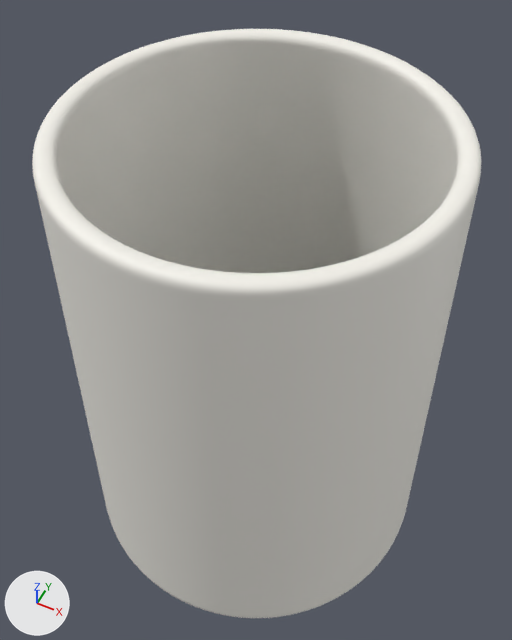
An edit to the Blender file output/cup/model/cup_010.blend, drawn before and after from the same camera.
Camera for both pictures: a 50 mm camera at (0.0573, -0.115, 0.2199) aimed at (-0.0026, 0.0047, 0.0702). Every picture has the same lights, and +X, +Y and +Z are marked at lower left. The first picture is the older version.

Objects in the first picture: 'cup_010'.
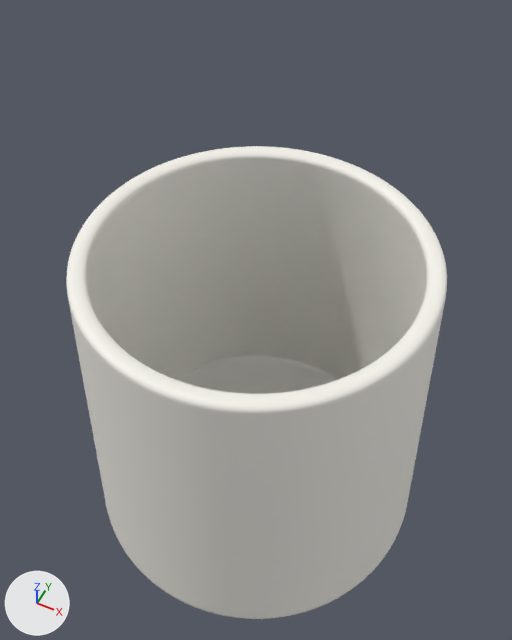
Edits to the scene script, one JSON object a line:
```json
{"block": "me_cup_010_mesh", "where": "# used by ob_cup_010; location = (0.0, 0.0, 0.0)"}
{"op": "remove", "block": "me_cup_010_mesh", "code": "me_cup_010_mesh.from_pydata(...)  # 9410 vertices, 9504 faces; spans x -0.0533..0.0533, y -0.0533..0.0533, z -0.0049..0.1359"}
{"op": "add", "block": "me_cup_010_mesh", "code": "me_cup_010_mesh.from_pydata(...)  # 9410 vertices, 9504 faces; spans x -0.0534..0.0534, y -0.0534..0.0534, z -0.0049..0.1009"}
{"block": "me_cup_010_mesh", "change": "me_cup_010_mesh part 1: 9312 of 9410 vertices moved; they spanned x -0.0533..0.0533, y -0.0533..0.0533, z -0.0048..0.1359 and now span x -0.0534..0.0534, y -0.0534..0.0534, z -0.0048..0.1009; mean shift (0.0, 0.0, -0.0177); largest move (0.0413, 0.0, 0.1357) -> (0.0413, 0.0, 0.1006)"}
```

Changed parts and their boxes [x1, y1, x2, y2] in the pictures (512 x 640 px):
```json
{"object": "cup_010", "change": "reshaped", "before": [32, 29, 481, 618], "after": [66, 146, 447, 619], "on screen": "15% narrower, 20% shorter"}
```
